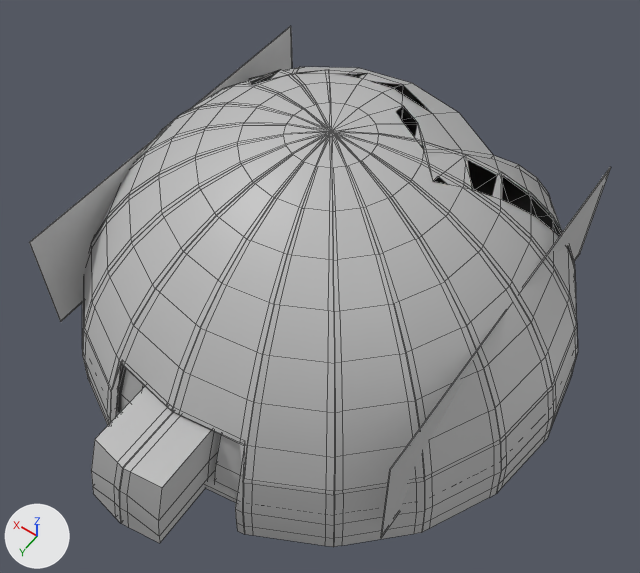
An edit to the FBX model Assets/Environment/Blockout/Ship/Sphere_Top.fbx, drawn before and after from the same camera.
Before and after are seen from a 50 mm lens placed at (-11.6, 16.8, 27.8), pointed at (-0.7, 1.6, 3.9). Arrows for +X, +Y and +Z are at lower left; the lights stay in place. Mesh edges are drawn as thin lines. Where no turn or scale is listed for an object, it has been applied to the vertices.
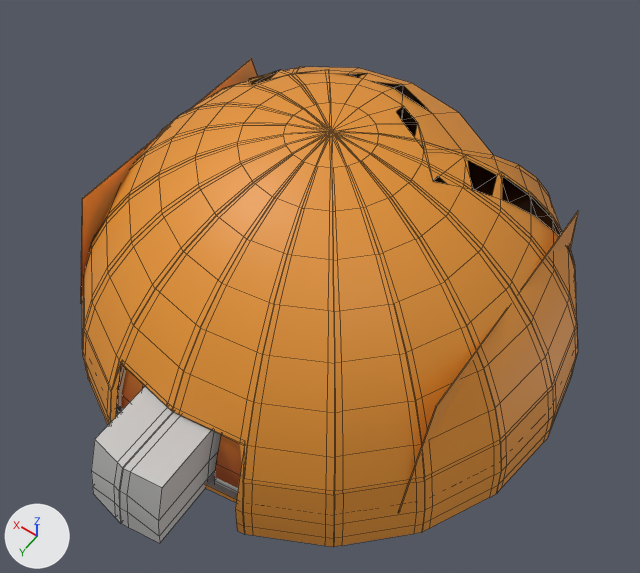
The change, as JSON lines over the scene's bpy script:
```json
{"op": "add", "block": "img_trimsheet_png", "code": ["img_trimsheet_png = load_image('TrimSheet.png', 'TrimSheet.png', 2048, 2048, 'sRGB')"]}
{"op": "add", "block": "mat_trimsheet_1material", "code": ["mat_trimsheet_1material = principled_material('TrimSheet_1Material')", "mat_trimsheet_1material.texture = img_trimsheet_png  # with its transparency"]}
{"block": "me_mesh", "where": "# used by ob_polysurface41; location = (0.0, 0.96, 0.0)"}
{"op": "remove", "block": "me_mesh", "code": "me_mesh.from_pydata(...)  # 2186 vertices, 2049 faces; spans x -9.4..9.4, y -10.3..10.3, z 0.0..9.4"}
{"op": "remove", "block": "me_mesh", "code": "me_mesh.materials.append(mat_svgblinn1)  # white #ffffff"}
{"op": "remove", "block": "me_mesh", "code": "me_mesh.materials.append(mat_lambert4)  # grey #bcbcbc"}
{"op": "add", "block": "me_mesh", "code": "me_mesh.from_pydata(...)  # 2150 vertices, 2027 faces; spans x -9.4..9.4, y -10.3..10.3, z 0.0..9.4"}
{"block": "me_mesh", "change": "me_mesh part 1: the loose piece of 8 vertices spanning x -6.9, y -8.0..6.1, z 1.6..6.2 is rebuilt with 12 vertices and now spans x -6.9, y -6.7..5.1, z 1.6..6.2, in mat_trimsheet_1material (picture img_trimsheet_png)"}
{"block": "me_mesh", "change": "me_mesh part 2: the loose piece of 8 vertices spanning x 6.9, y -8.0..6.1, z 1.8..6.2 is rebuilt with 12 vertices and now spans x 6.9, y -6.7..5.1, z 1.8..6.2, in mat_trimsheet_1material (picture img_trimsheet_png)"}
{"block": "me_mesh", "change": "me_mesh part 3: 1909 faces spanning x -9.4..9.4, y -10.3..10.3, z 0.0..9.4 switch from mat_lambert3 (grey #bcbcbc) to mat_trimsheet_1material (picture img_trimsheet_png)"}
```

Changed parts and their boxes [x1, y1, x2, y2] in the pictures (640 x 573 px):
```json
{"object": "polySurface41", "change": "reshaped", "before": [29, 26, 611, 547], "after": [80, 59, 579, 547], "on screen": "14% narrower, 6% shorter"}
{"part": 1, "of": "me_mesh", "change": "rebuilt", "before": [380, 167, 611, 538], "after": [398, 211, 579, 513], "on screen": "22% narrower, 19% shorter"}
{"part": 2, "of": "me_mesh", "change": "rebuilt", "before": [29, 26, 293, 322], "after": [80, 59, 258, 303]}
{"part": 3, "of": "me_mesh", "change": "recoloured", "before": [82, 67, 578, 547], "after": [82, 67, 578, 547], "on screen": "grey to orange"}
```
